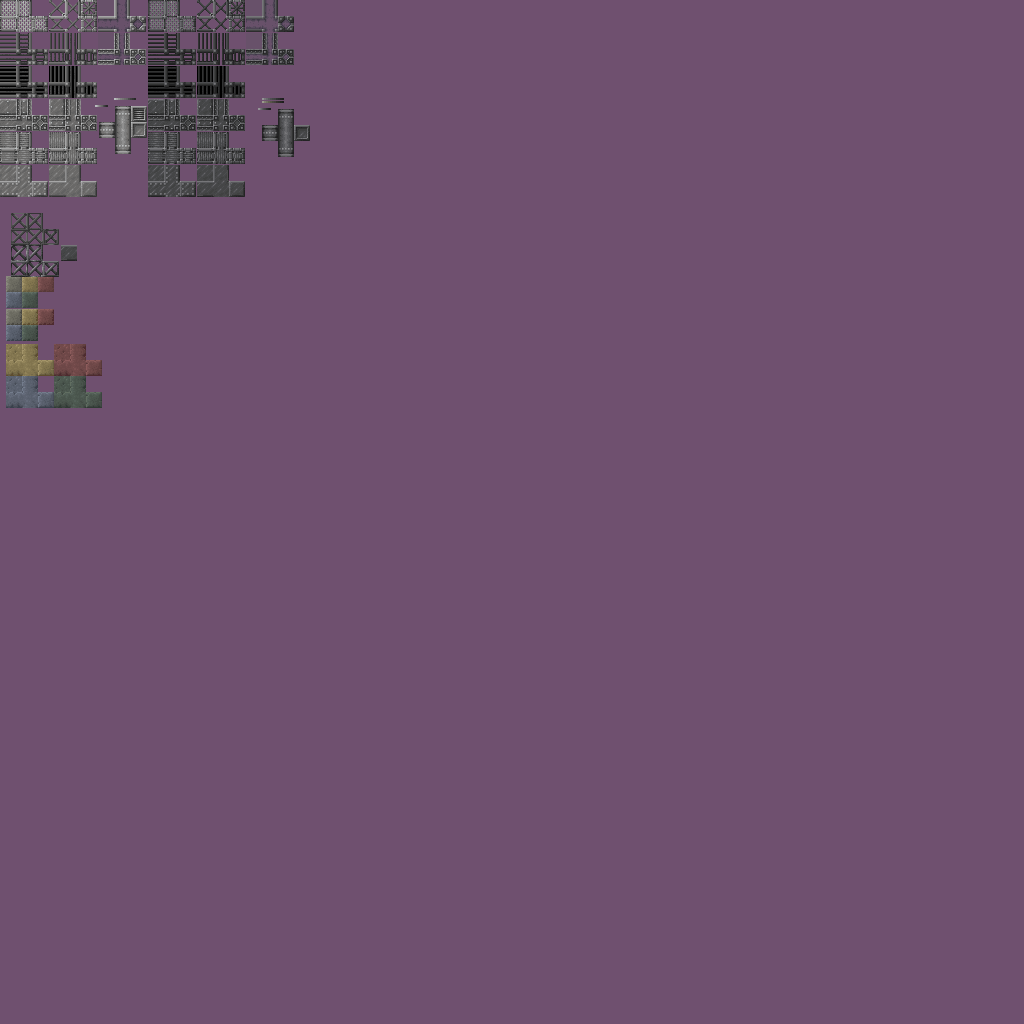
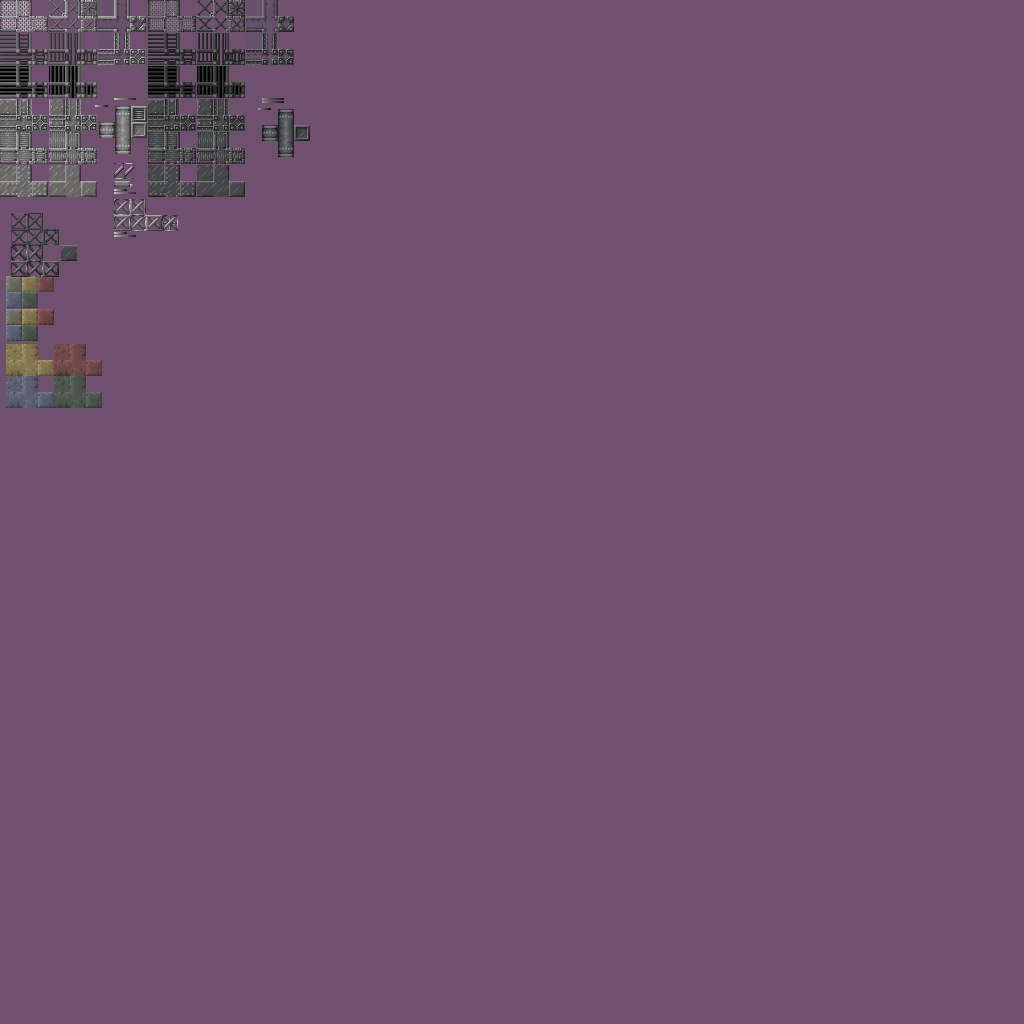
Revision of a layered w=1024, h=1024 image; what changed, layer by layer:
removed group "Group 2" (3 layers) over [114, 163, 178, 237]
added group "Gray Truss" with 1 layers above "Truss" over [114, 163, 178, 237]
added layer "Gray Palette" (1st of 2, in "Gray Truss") in group "Gray Truss" over [114, 163, 178, 237]
added group "Truss" with 3 layers above "Truss Support" over [114, 163, 178, 237]
moved "Background" (1st of 5, in "Truss") into group "Truss" over [114, 163, 139, 237]
moved "Background" (2nd of 5, in "Truss") into group "Truss", painted on it over [114, 163, 178, 237]
added group "Truss Support" with 3 layers above "Background" over [114, 163, 178, 237]
added layer "Gray Truss Support" in group "Truss Support" over [114, 163, 178, 237]
added layer "Black Palette" (1st of 2, in "Truss Support") in group "Truss Support" over [114, 163, 178, 237]
added layer "Gray Palette" (2nd of 2, in "Truss Support") in group "Truss Support" over [114, 163, 178, 237]
painted on "Background" (4th of 5) over [114, 163, 178, 237]
painted on "Green Rough Rockrete" over [114, 163, 178, 237]
painted on "Blue Rough Rockrete" over [114, 163, 178, 237]
painted on "Red Rough Rockrete" over [114, 163, 178, 237]
painted on "Yellow Rough Rockrete" over [114, 163, 178, 237]
painted on "Gray Original Palette" (2nd of 5, in "Black VP") over [114, 163, 178, 237]
painted on "Gray Original Palette" (3rd of 5, in "Gray VP") over [114, 163, 178, 237]
painted on "Gray Original Palette" (4th of 5, in "Gray VP") over [114, 163, 178, 237]
painted on "Gray Original" (2nd of 3, in "Gray VP") over [114, 163, 178, 237]
painted on "Background" (5th of 5) over [114, 163, 178, 237]
